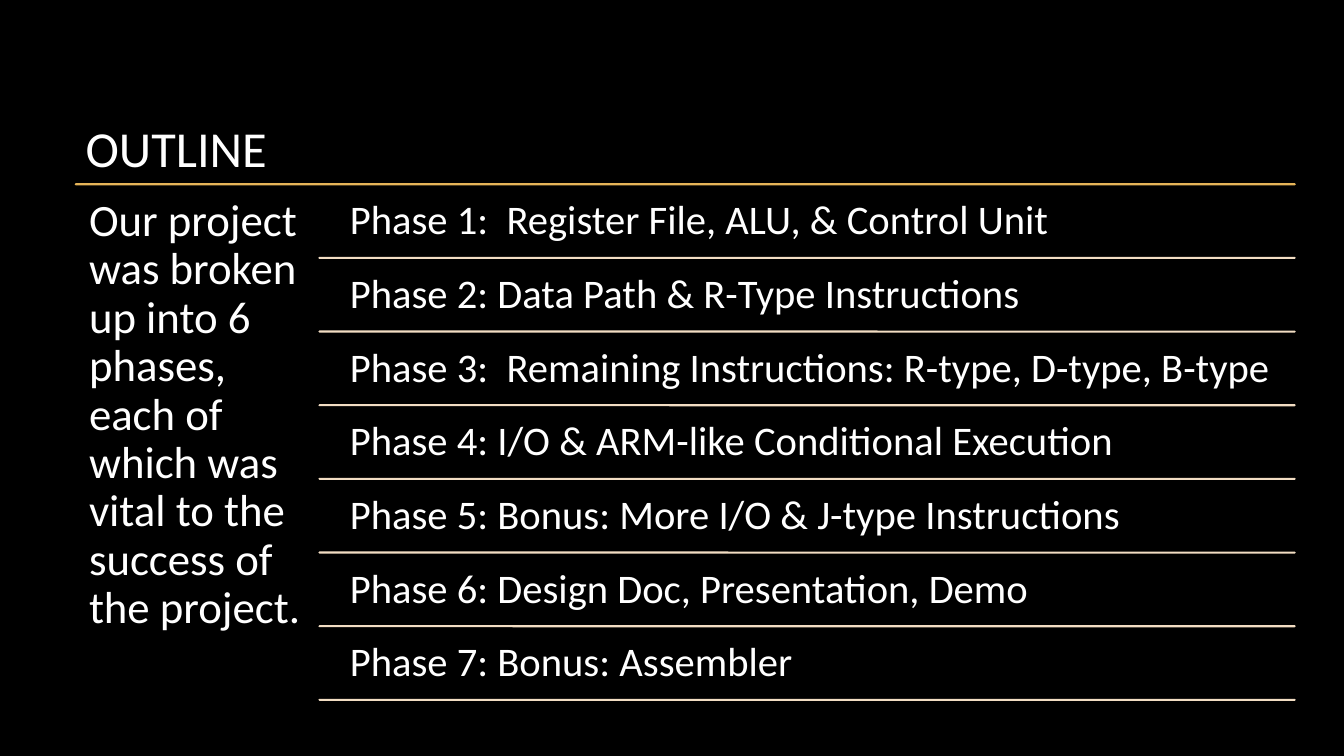
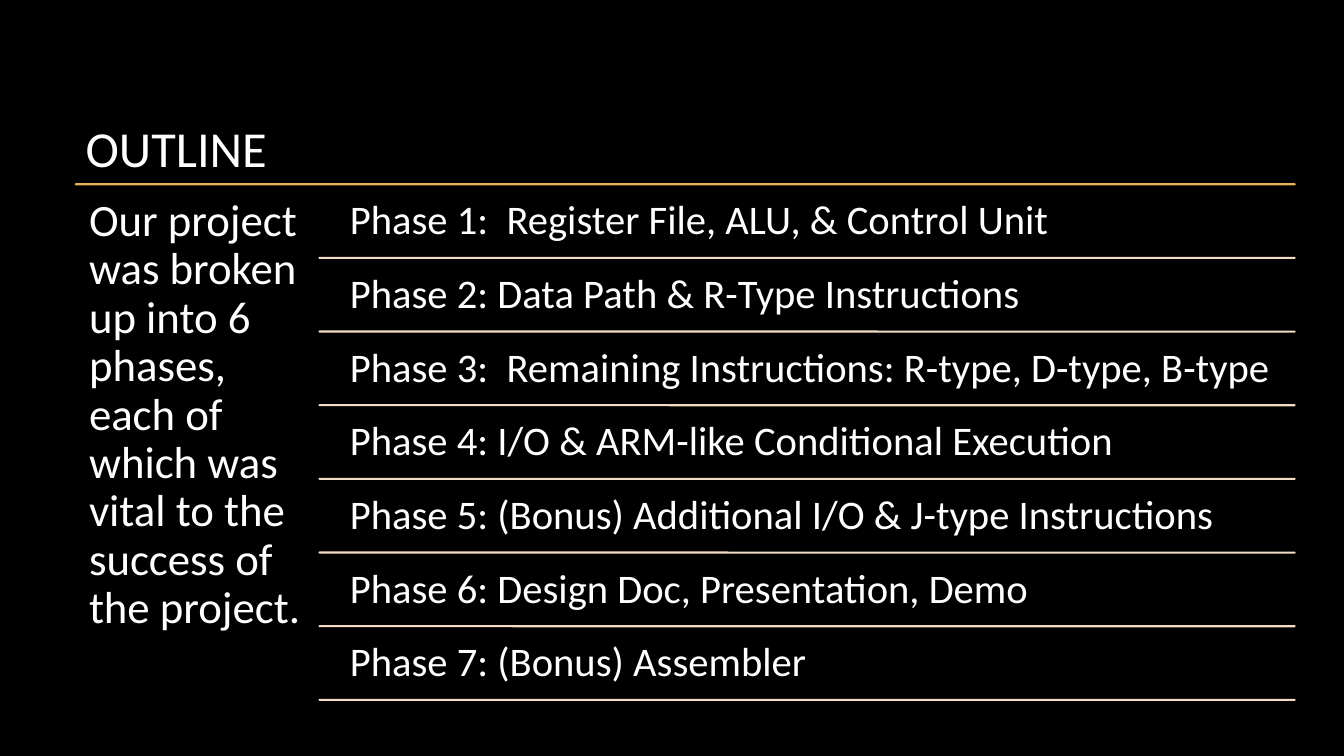
Before and after one commit to sheawinkler/230Project, a slide deck: slide 3 of Part6/The Adventurous Project of building a processor.pptx. Drawn at 1344x756 pixels with LibreOffice and Linux fonts; fonts in the diff are those of the drawing; background and template pictures are left out. Boxes give left, top, right and bottom in pixels: in the first picture for what was removed or moved away, otherwise in the second. Text is boxed around its words. In the diff, an @@ line names an element or a change of style, - is before the commit and + after.

```diff
--- a/Part6/The Adventurous Project of building a processor.pptx
+++ b/Part6/The Adventurous Project of building a processor.pptx
@@ text at box(350, 499, 1213, 536): text changed @@
-Phase 5: Bonus: More I/O & J-type Instructions
+Phase 5: (Bonus) Additional I/O & J-type Instructions
@@ text at box(350, 646, 806, 682): text changed @@
-Phase 7: Bonus: Assembler
+Phase 7: (Bonus) Assembler
```
Also in this commit, not shown: 8 other slides changed.
